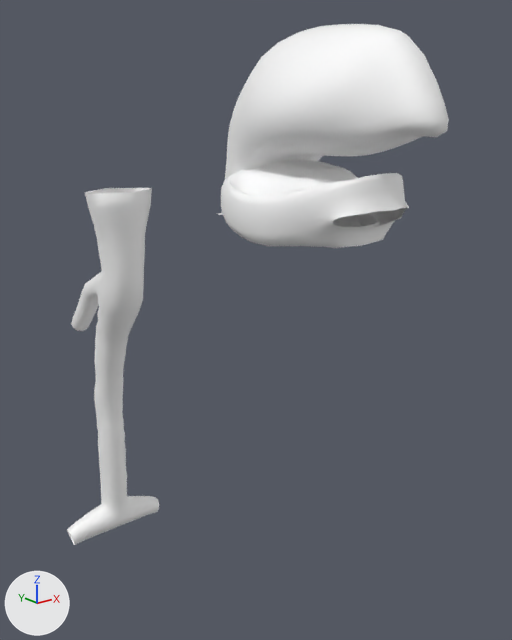
One commit to the glTF model web_framework/frontend/images/glbFiles/100per.glb: the scene before it, then after it.
Before and after are seen from a camera (50 mm lens) standing at (-0.234, -0.284, 1.678) and looking at (0.02, 0.033, 1.551). Every picture has the same lights, and +X, +Y and +Z are marked at lower left. Where no turn or scale is listed for an object, it has been applied to the vertices. Vertices at the same position are counted once.

Objects in the first picture: 'Larynx_L', 'RonggaHidung_L', 'RonggaMulut_L'.
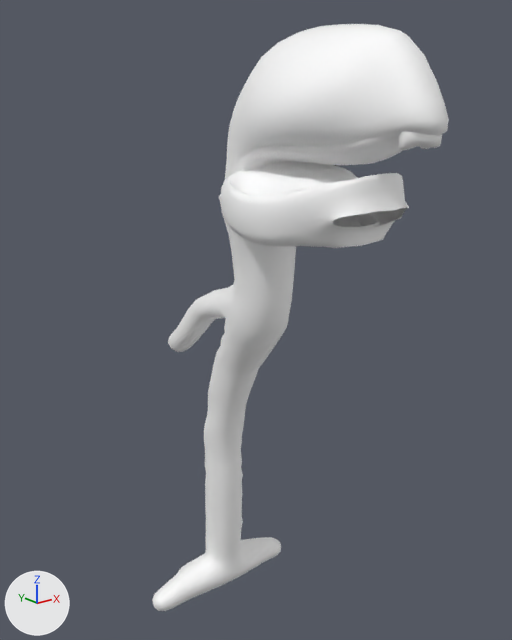
Changed parts and their boxes (x1, y1, x2, y2) in the pictures (512 x 640 px):
'Larynx_L', reshaped, moved, rescaled
    before: (67, 188, 159, 545)
    after: (152, 194, 296, 611)
'NassalCavity_L', moved
    before: (400, 133, 412, 137)
    after: (239, 132, 442, 172)
part 1 of me_mesh_004, added
    after: (152, 589, 172, 611)
part 2 of me_mesh_004, added
    after: (267, 537, 281, 556)

Diff of the bpy script that builds the scene:
```diff
--- a/web_framework/frontend/images/glbFiles/100per.glb.py
+++ b/web_framework/frontend/images/glbFiles/100per.glb.py
@@ me_mesh_004 @@
 # used by ob_larynx_l; location = (-0.0208, 0.119, -0.0088); scale = (0.01, 0.01, 0.01)
-me_mesh_004.from_pydata(...)  # 803 vertices, 1576 faces; spans x -3.7..3.7, y -1.5..7.9, z 136.9..163.2
+me_mesh_004.from_pydata(...)  # 861 vertices, 1718 faces; spans x -4.3..4.3, y -1.5..7.9, z 136.8..163.6
+# me_mesh_004 part 1: 23 vertices added at x -4.3..-3.7, y 3.4..4.5, z 136.8..138.0
+# me_mesh_004 part 2: 23 vertices added at x 3.7..4.3, y 3.4..4.5, z 136.8..138.0
 me_mesh_004.materials.append(mat_15___default)
@@ ob_nassalcavity_l @@
 ob_nassalcavity_l = bpy.data.objects.new('NassalCavity_L', me_mesh_001)
-ob_nassalcavity_l.location = (0.0, 0.0, 0.0)
+ob_nassalcavity_l.location = (0.0, 0.0, -0.005)
@@ ob_larynx_l @@
 ob_larynx_l = bpy.data.objects.new('Larynx_L', me_mesh_004)
-ob_larynx_l.location = (-0.0208, 0.119, -0.0088)
-ob_larynx_l.scale = (0.01, 0.01, 0.01)
+ob_larynx_l.location = (0.0, 0.0, 0.0)
+ob_larynx_l.scale = (0.012, 0.012, 0.01)
```
